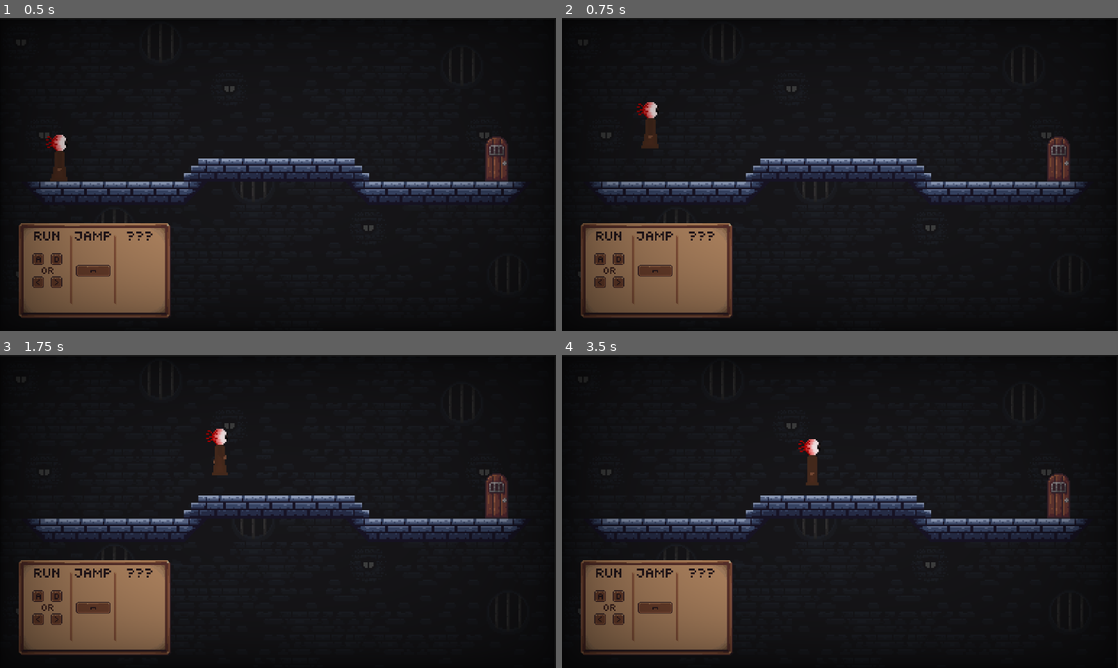
Above: before the commit, frames 1-4 (two rows, left to right).
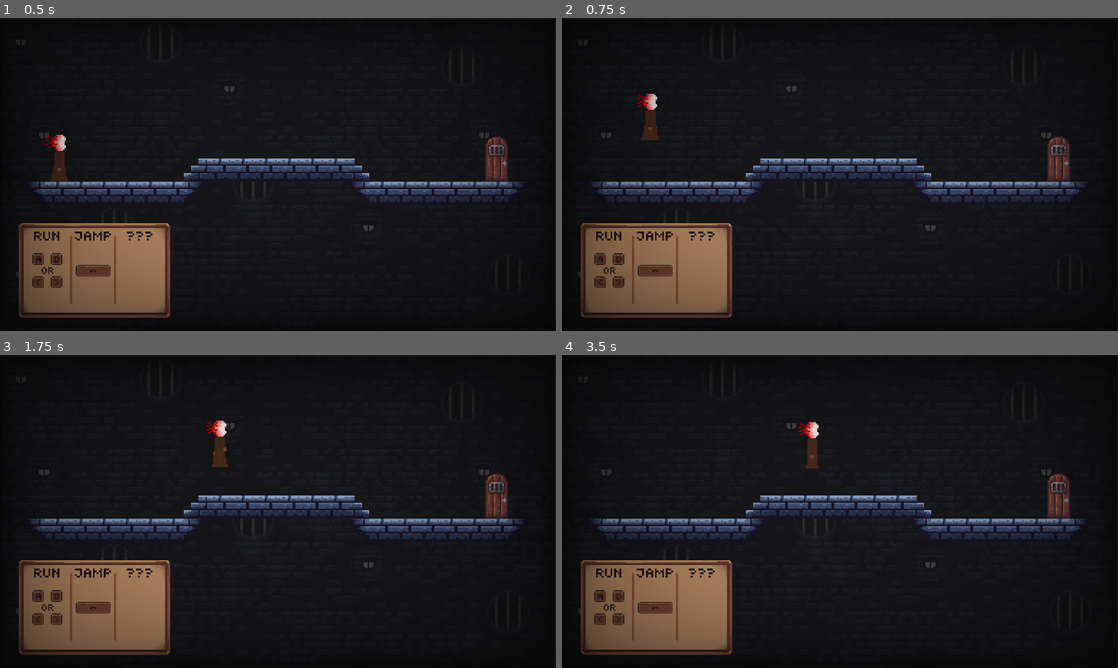
Above: after the commit, the same moments.

Repository: Nikmorking/Just-get-start
Game: Godot game, scene res://Level/level1.tscn
Same seed, same stepped clock (60 frames per second), same inputs: the game is played once before the commit and once after it. This scene is started directly instead of the project's main scene.
Inputs (mouse positions are in pixels of both pictures, inside the frame that each line leads up to):
- Up to frame 1 (0.5 s): no input
- Up to frame 2 (0.75 s): tap Enter (ui_accept) at 0.5 s; move the mouse to (962, 158) at 0.52 s; hold Right (ui_right) from 0.53 s (still down); tap E (e) at 0.6 s
- Up to frame 3 (1.75 s): keep holding Right (ui_right); tap Enter (ui_accept) at 0.77, 1.52 s; move the mouse to (166, 527) at 1.27 s; tap Q (dash) at 1.35 s; tap E (e) at 1.55 s
- Up to frame 4 (3.5 s): move the mouse to (895, 442) at 2.02 s; release Right (ui_right) at 2.03 s; hold Left (ui_left) 2.03-2.78 s; tap E (e) at 2.1, 2.85 s; move the mouse to (812, 574) at 2.77 s; hold Right (ui_right) from 2.78 s (still down); tap Enter (ui_accept) at 3.02 s

Frame 1 is identical in both runs. In frame 2, 0.3% of the frame differs, in the area x 13-18%, y 24-42%; in frame 3, 0.3%; in frame 4, 0.4%, in the area x 42-47%, y 21-42%.

Commit message:
s

Diff:
--- a/Just Get Started/gg/Player.gd
+++ b/Just Get Started/gg/Player.gd
@@ -2,7 +2,7 @@
 
 
 @export var SPEED := 200.0
-@export var JUMP_VELOCITY = -300.0
+@export var JUMP_VELOCITY = -350.0
 var dashKd: bool = false
 var direction
 
--- a/Just Get Started/menu/Menu.tscn
+++ b/Just Get Started/menu/Menu.tscn
@@ -489,6 +489,7 @@
 script = ExtResource("1_fpikx")
 
 [node name="marker" type="Node2D" parent="ParallaxBackground"]
+position = Vector2(3, -12)
 
 [node name="ParallaxLayer" type="ParallaxLayer" parent="ParallaxBackground"]
 motion_scale = Vector2(0.2, 0.2)
